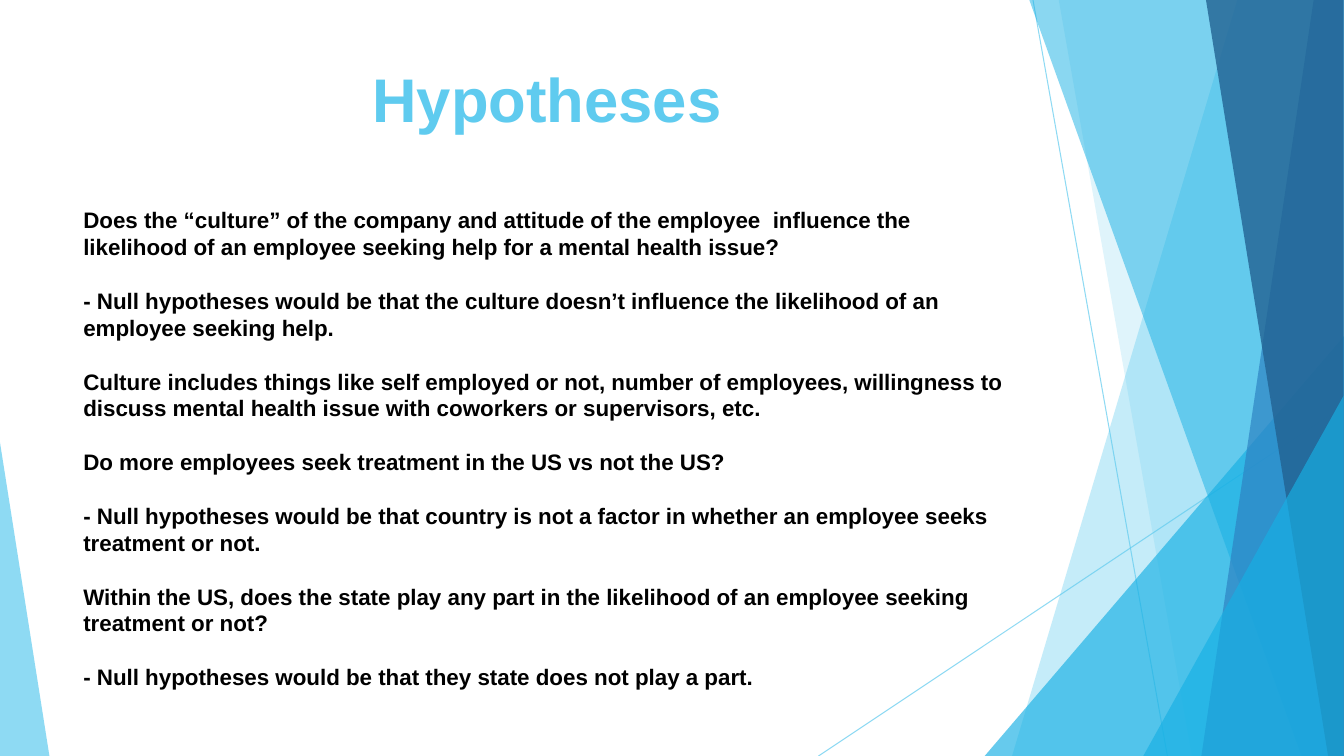
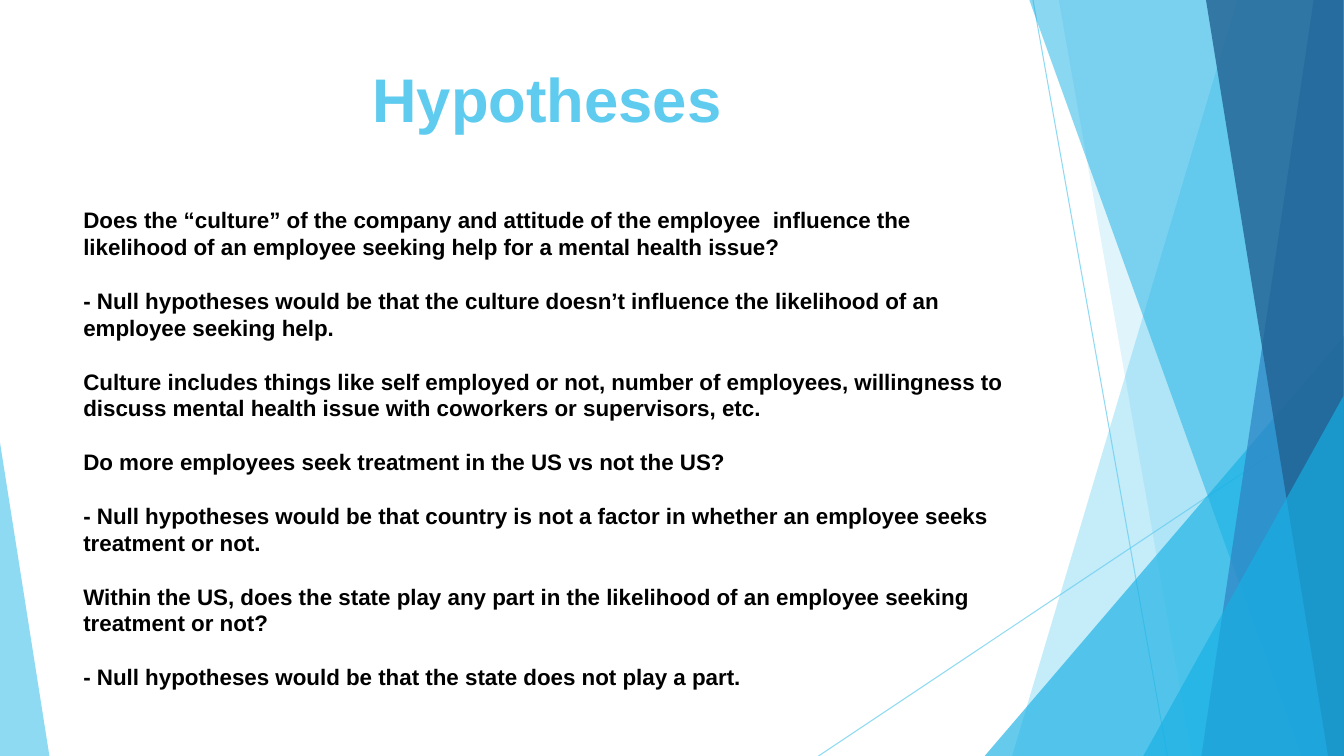
Before and after one commit to sqweets/Final-Project, a slide deck: slide 4 of MHinTech.pptx. Drawn at 1344x756 pixels with LibreOffice and Linux fonts; fonts in the diff are those of the drawing. Boxes give left, top, right and bottom in pixels: in the first picture for what was removed or moved away, otherwise in the second. Text is boxed around its words. In the diff, an @@ line names an element or a change of style, - is before the commit and + after.

Commit message:
Update

```diff
--- a/MHinTech.pptx
+++ b/MHinTech.pptx
@@ text at [97, 668, 740, 690]: text changed @@
-- Null hypotheses would be that they state does not play a part.
+- Null hypotheses would be that the state does not play a part.
```
Also in this commit, not shown: 1 slide added.
